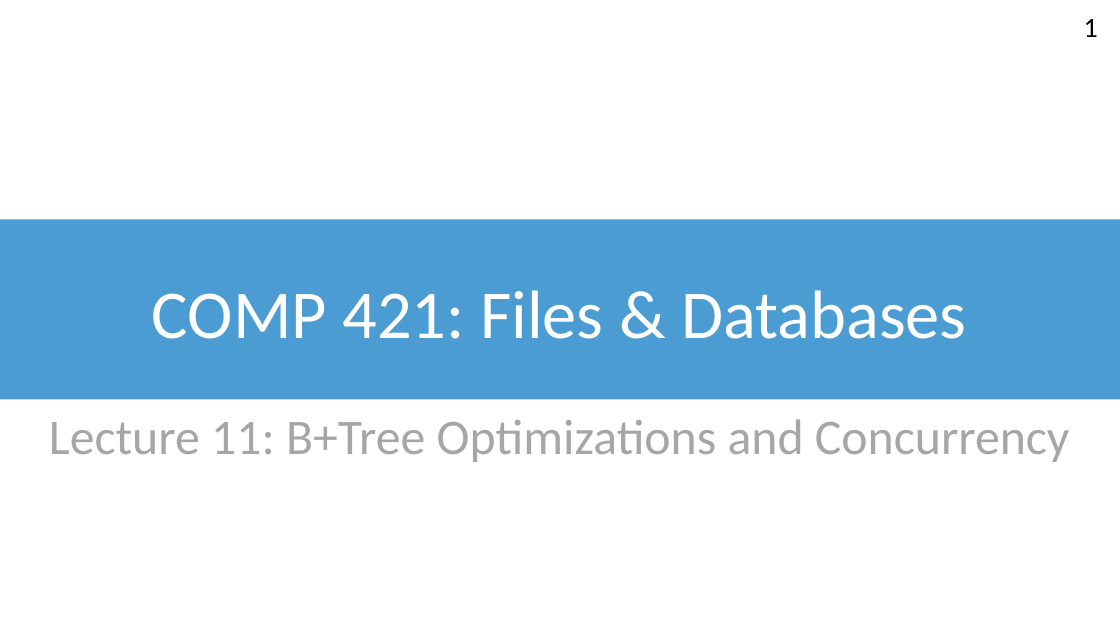
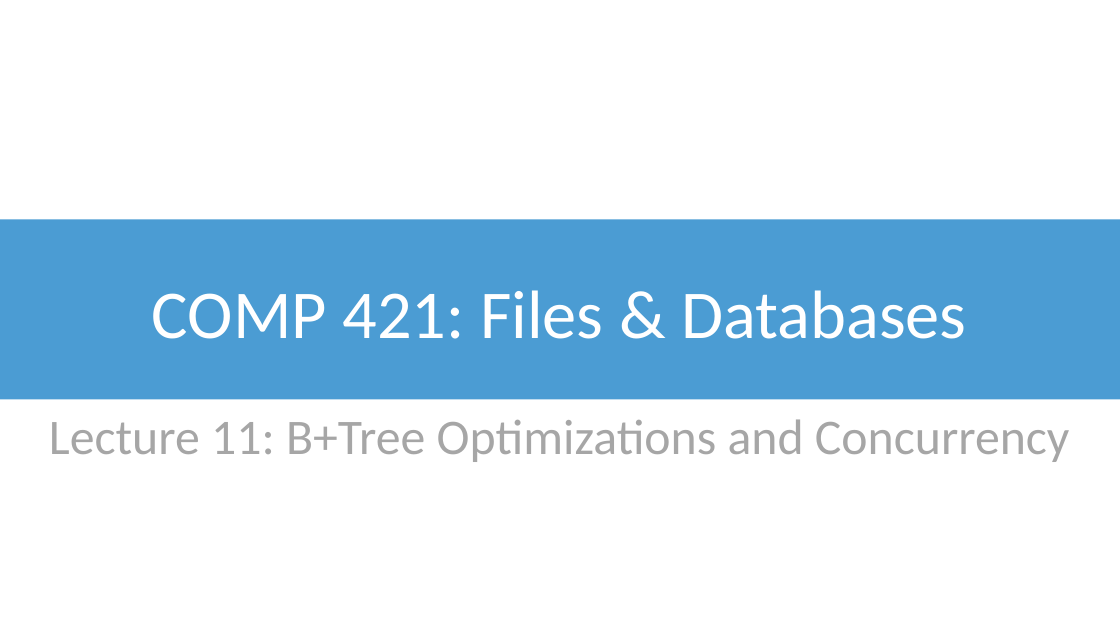
Before and after one commit to bsb20/bsb20.github.io, a slide deck: slide 1 of docs/421_f26/lectures/L08_concurrent_b_plus.pptx. Drawn at 1120x630 pixels with LibreOffice and Linux fonts; fonts in the diff are those of the drawing; background and template pictures are left out. Boxes give left, top, right and bottom in pixels: in the first picture for what was removed or moved away, otherwise in the second. Text is boxed around its words. In the diff, an @@ line names an element or a change of style, - is before the commit and + after.

```diff
--- a/docs/421_f26/lectures/L08_concurrent_b_plus.pptx
+++ b/docs/421_f26/lectures/L08_concurrent_b_plus.pptx
@@ page number removed at box(1084, 19, 1098, 37) @@
-1
```
Also in this commit, not shown: 5 other slides changed, 1 other file.
